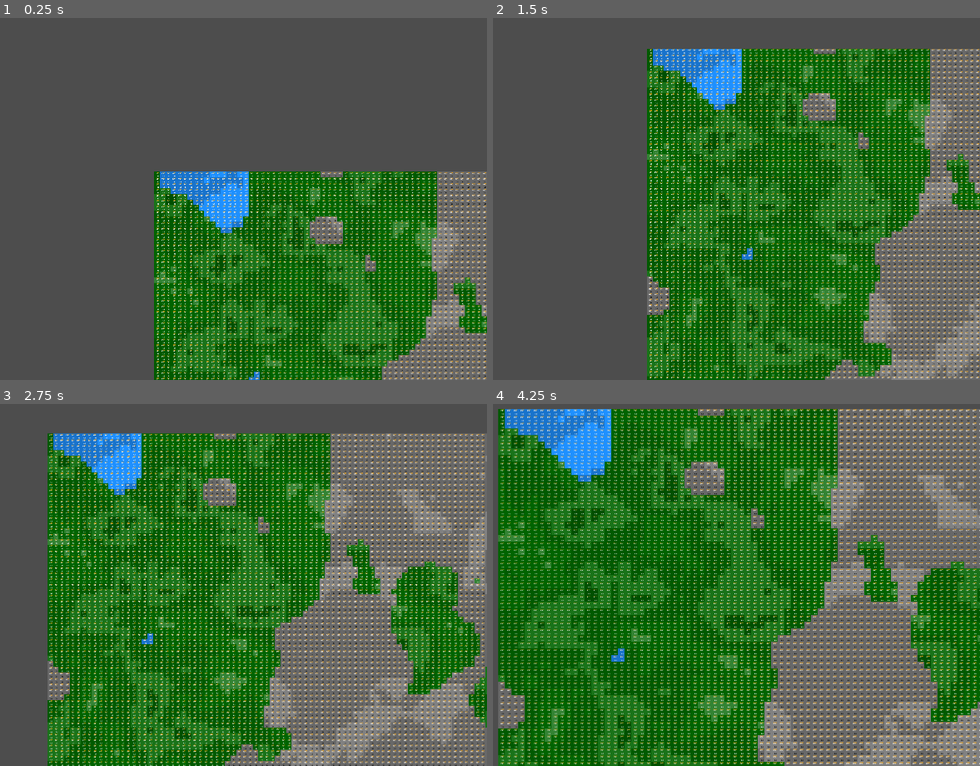
Above: before the commit, frames 1-4 (two rows, left to right).
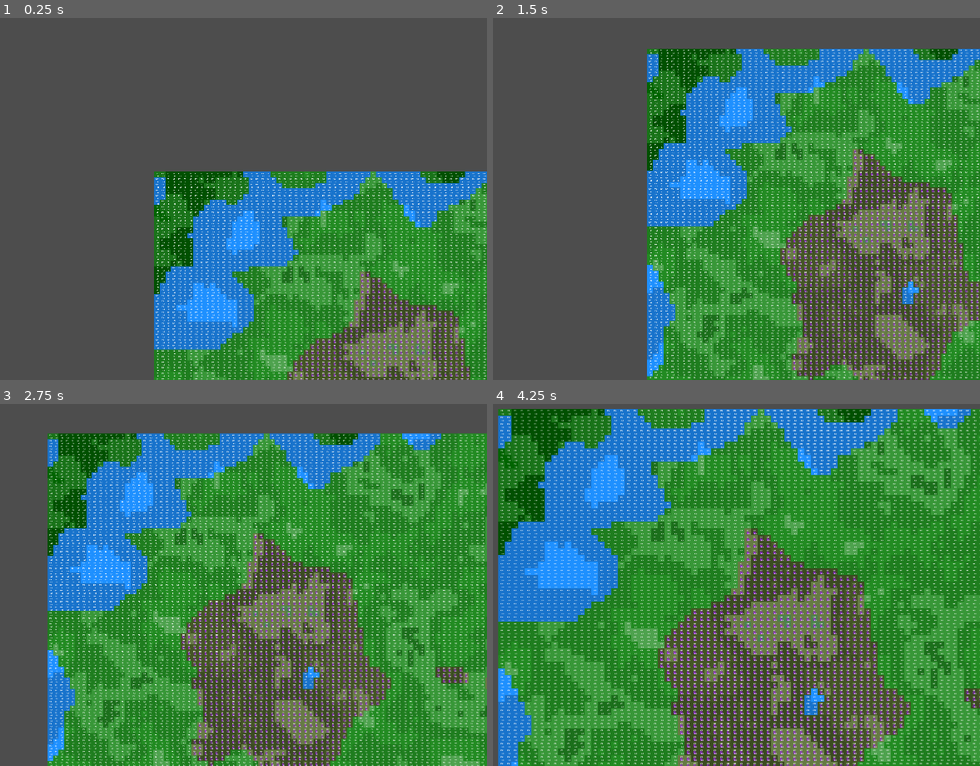
Above: after the commit, the same moments.

Repository: bk-bf/Celestia
Game: Godot game, scene res://scenes/world/tile_map_layer.tscn
Two runs of this game, one before a commit and one after it. Both use one fixed random seed, a clock stepped at 60 frames per second and the inputs below.
Inputs (mouse positions are in pixels of both pictures, inside the frame that each line leads up to):
- Up to frame 1 (0.25 s): no input
- Up to frame 2 (1.5 s): tap Enter at 0.5 s; move the mouse to (794, 151) at 0.52 s; hold S (camera_pan_down) 0.53-1.25 s; click (794, 151) at 0.67 s; drag from (512, 191) to (614, 256) at 1.27 s
- Up to frame 3 (2.75 s): move the mouse to (219, 465) at 2.02 s; hold D (camera_pan_right) from 2.03 s (still down); click (219, 465) at 2.17 s
- Up to frame 4 (4.25 s): release D (camera_pan_right) at 2.75 s; drag from (614, 642) to (outside the picture) at 2.77 s; move the mouse to (848, 621) at 3.52 s; hold Mouse wheel up (camera_zoom_in) from 3.53 s (still down); click (848, 621) at 3.67 s

The runs differ from the first frame. In frame 1, 35% of the frame differs, in the area x 31-100%, y 42-100%; in frame 2, 56%; in frame 3, 76%; in frame 4, 89%, in the area x 1-100%, y 1-100%.
Error after the commit: Invalid access to property or key 'cleanup_count' on a base object of type 'Resource (MapData)'. (res://src/world/terrain/statistics.gd:71)

Commit message:
refactor: - Enhance map generation and territory management systems - Fixed a pesky bug where the territory terrain would not load properly or adhere to the no water/preferred terrain rules - am ready to shoot myself

Diff:
--- a/scenes/world/tile_map_layer.tscn
+++ b/scenes/world/tile_map_layer.tscn
@@ -5,8 +5,11 @@
 
 [node name="TestMap" type="Node2D"]
 script = ExtResource("1_r2gvn")
+map_lengh = 200
+map_height = 200
 show_grid_lines = false
 show_coordinate_numbers = false
+seed = 1828403536
 
 [node name="Camera2D" type="Camera2D" parent="."]
 script = ExtResource("2_r2gvn")
--- a/src/world/map_gen.gd
+++ b/src/world/map_gen.gd
@@ -4,12 +4,12 @@
 var terrain_database: TerrainDatabase
 var territory_database = TerritoryDatabase.new() # Add monsters database
 
+@export var map_lengh: int = 0
+@export var map_height: int = 0
 @export var show_grid_lines: bool = true
 @export var show_coordinate_numbers: bool = true
 @export var show_terrain_letters: bool = true
 @export var show_density_values: bool = true
-@export var show_territory_frequency: bool = true
-#@export var show_territory_noise: bool = true
 
 @export var cell_size: Vector2 = Vector2(16, 16)
 @export var seed: int = 0 # If left as 0, a random seed will be used
@@ -32,11 +32,10 @@
 	detail_seed = seed * 6971 # multiplied with prime
 	territory_seed = seed * 7919 # Using different prime multiplier
  	# Create a map with the same dimensions but procedurally generated
-	map_data = MapData.new(Vector2i(200, 200), randi())
+	map_data = MapData.new(Vector2i(map_lengh, map_height), randi())
 
 	# Generate terrain with stored seeds
 	generate_terrain(seed, detail_seed)
-	queue_redraw()
 
 	MapStatistics.print_map_statistics(map_data, terrain_database, seed, detail_seed, territory_seed)
 
@@ -89,7 +88,7 @@
 				# Check if terrain has resource property or use our knowledge about forest->wood
 				if "resource" in terrain_def:
 					tile.resources[terrain_def.resource] = 0.5 + (detail_val + 1.0) / 4.0
-				elif tile.terrain_type == "forest":  # Fallback for backward compatibility
+				elif tile.terrain_type == "forest": # Fallback for backward compatibility
 					tile.resources["wood"] = 0.5 + (detail_val + 1.0) / 4.0
 
 			# Set terrain_subtype based on detail noise using TerrainDatabase
@@ -98,7 +97,12 @@
 			# Set walkable property based on terrain and subterrain
 			tile.walkable = terrain_database.is_walkable(tile.terrain_type, tile.terrain_subtype)
 
-# Updated monster territories function using TerritoryDatabase
+	add_monster_territories(territory_seed)
+	map_data.post_process_territories()
+	# queues the draw() question is if this is the best placement for performance?
+	queue_redraw()
+
+# Updated monster territories function using Territory Database
 func add_monster_territories(territory_seed = null):
 	# Set the seed for reproducible results
 	if territory_seed != null:
@@ -116,14 +120,12 @@
 		var monster_seed = territory_seed + (i * 1000)
 
 		# Register the territory with values from database
-		map_data.register_monster_territory(
-			monster_seed,
-			monster_type,
-			monster_data.territory_frequency,
-			monster_data.territory_threshold
-		)
-
-	print("Generated " + str(available_monster_types.size()) + " monster territories")
+		map_data.register_monster_territory(monster_seed,monster_type,territory_database.get_territory_thresholds(monster_type))
+
+
+func is_in_territory(noise_value, territory_type):
+	var thresholds = territory_database.get_territory_thresholds(territory_type)
+	return noise_value >= thresholds[0] and noise_value < thresholds[1]
 
 # Main drawing function - ALL drawing must happen here
 func _draw():
@@ -145,6 +147,7 @@
 			# Get base color from terrain database
 			var base_color = Color.WHITE # Default color if terrain type isn't found
 			if tile.terrain_type in terrain_database.terrain_definitions:
+				#print("Tile object ID: " + str(tile.get_instance_id()) + " Tile terrain: '" + tile.terrain_type + "', Grid Coords: (" + str(x) + ", " + str(y) + ")")
 				base_color = terrain_database.terrain_definitions[tile.terrain_type].base_color
 
 			# Apply subterrain modification if applicable
@@ -172,17 +175,15 @@
 			draw_line(start, end, Color.DARK_GRAY, 1.0)
 
 	# Get the first letter of the territory name, uppercase
-
 	# 3. Draw text and territory markers
 	for y in range(map_data.get_height()):
 		for x in range(map_data.get_width()):
-
 			var grid_coords = Vector2i(x, y)
 			var tile = map_data.get_tile(grid_coords)
 			var territory_letter = tile.territory_owner.substr(0, 1).to_upper()
 			var custom_font = preload("res://assets/fonts/Roboto_Condensed/RobotoCondensed-Bold.ttf")
-			var font_size = 4
-			var text_size = custom_font.get_string_size(territory_letter, HORIZONTAL_ALIGNMENT_CENTER, -1, font_size)
+			var font_size_territory = 10
+			var text_size = custom_font.get_string_size(territory_letter, HORIZONTAL_ALIGNMENT_CENTER, -1, font_size_territory)
 			var map_pos = map_data.grid_to_map(grid_coords)
 
 			# Territory indicator
@@ -199,7 +200,7 @@
 				)
 
 				# Get color from territory_database on territory_owner
-				var letter_color = Color(0.9, 0.2, 0.2, 0.9)  # Default red fallback
+				var letter_color = Color(0.9, 0.2, 0.2, 0.9) # Default red fallback
 				if territory_database and tile.territory_owner in territory_database.territory_definitions:
 					var monster_data = territory_database.territory_definitions[tile.territory_owner]
 					if "color" in monster_data:
@@ -207,26 +208,26 @@
 
 
 				# Draw the letter
-				draw_string(custom_font, text_pos, territory_letter, HORIZONTAL_ALIGNMENT_CENTER, -1, font_size, letter_color)
+				draw_string(custom_font, text_pos, territory_letter, HORIZONTAL_ALIGNMENT_CENTER, -1, font_size_territory, letter_color)
 
 			# Coordinate numbers
 			if show_coordinate_numbers:
 				var label = "(%d,%d)" % [x, y]
-
+				var font_size_coordinates = 4
 				var text_pos = Vector2(
 					x * cell_size.x + (cell_size.x - text_size.x) / 2,
 					y * cell_size.y + (cell_size.y + text_size.y) / 2
 				)
 				if camera.zoom.x <= zoom_threshold:
-					draw_string(custom_font, text_pos, label, HORIZONTAL_ALIGNMENT_CENTER, -1, font_size)
+					draw_string(custom_font, text_pos, label, HORIZONTAL_ALIGNMENT_CENTER, -1, font_size_coordinates)
 
 			# Density value display
 			if show_density_values:
 				var density_str = "%.1f" % tile.density # Format to 1 decimal place
-
+				var font_size_density = 4
 				# Position the density in the lower-right corner of the tile
 				var density_pos = Vector2(
-					(x + 1) * cell_size.x - 2 - custom_font.get_string_size(density_str, HORIZONTAL_ALIGNMENT_RIGHT, -1, font_size).x,
+					(x + 1) * cell_size.x - 2 - custom_font.get_string_size(density_str, HORIZONTAL_ALIGNMENT_RIGHT, -1, font_size_density).x,
 					(y + 1) * cell_size.y - 2
 				)
 
@@ -238,36 +239,13 @@
 					density_color = Color.BLACK
 
 				if camera.zoom.x <= zoom_threshold * 1.5:
-					draw_string(custom_font, density_pos, density_str, HORIZONTAL_ALIGNMENT_RIGHT, -1, font_size, density_color)
-			# In your existing _draw() function, after or near density display
-
-			if show_territory_frequency:
-						# Position this slightly above density values for clarity
-						# Calculate monster frequency for this tile (if not already stored)
-						var territory_freq = 0.0
-						if tile.territory_owner != "":
-							# If you have the actual frequency stored in monsters_database
-							if territory_database and tile.territory_owner in territory_database.territory_definitions:
-								territory_freq = territory_database.get_territory_frequency(tile.territory_owner)
-
-						var freq_str = "%.2f" % territory_freq
-
-						# Position the frequency in the lower-right corner above the density value
-						var freq_pos = Vector2(
-							(x + 1) * cell_size.x - 2 - custom_font.get_string_size(freq_str, HORIZONTAL_ALIGNMENT_RIGHT, -1, font_size).x,
-							(y + 1) * cell_size.y - 12  # Position above density value
-						)
-
-						# Use a distinct color for monster frequency
-						var freq_color = Color.ORANGE
-
-						if camera.zoom.x <= zoom_threshold * 1.5:
-							draw_string(custom_font, freq_pos, freq_str, HORIZONTAL_ALIGNMENT_RIGHT, -1, font_size, freq_color)
+					draw_string(custom_font, density_pos, density_str, HORIZONTAL_ALIGNMENT_RIGHT, -1, font_size_density, density_color)
 
 			# Terrain/subterrain type display
 			if show_terrain_letters:
 				# Get first letter of terrain and subterrain
 				var terrain_letter = tile.terrain_type.substr(0, 1).to_upper()
+				var font_size_terrain = 4
 				var subterrain_letter = ""
 				if tile.terrain_subtype != "":
 					subterrain_letter = tile.terrain_subtype.substr(0, 1).to_upper()
@@ -279,8 +257,8 @@
 
 				# Position in center-top of tile
 				var label_pos = Vector2(
-					x * cell_size.x + cell_size.x / 2 - custom_font.get_string_size(type_label, HORIZONTAL_ALIGNMENT_CENTER, -1, font_size).x / 2,
-					y * cell_size.y + font_size + 2
+					x * cell_size.x + cell_size.x / 2 - custom_font.get_string_size(type_label, HORIZONTAL_ALIGNMENT_CENTER, -1, font_size_terrain).x / 2,
+					y * cell_size.y + font_size_terrain + 2
 				)
 
 				# Choose contrasting colors based on terrain type
@@ -291,4 +269,4 @@
 					label_color = Color.WHITE
 
 				if camera.zoom.x <= zoom_threshold * 1.5:
-					draw_string(custom_font, label_pos, type_label, HORIZONTAL_ALIGNMENT_CENTER, -1, font_size, label_color)
+					draw_string(custom_font, label_pos, type_label, HORIZONTAL_ALIGNMENT_CENTER, -1, font_size_terrain, label_color)
--- a/src/world/terrain/map_data.gd
+++ b/src/world/terrain/map_data.gd
@@ -1,6 +1,9 @@
 class_name MapData
 extends Resource
 
+var territory_database = TerritoryDatabase.new() # Add monsters database
+var noise_generator = NoiseGenerator.new()
+var terrain_database = TerrainDatabase.new()
 # Core terrain grid
 @export var terrain_grid: Grid
 
@@ -126,31 +129,55 @@
 	return matching_tiles
 
 # For monster territory system
-func register_monster_territory(seed_value: int, territory_type: String, frequency: float = 0.1, threshold: float = 0.6) -> void:
-	# Create noise generator seeded with territory_seed
-	var noise = FastNoiseLite.new()
-	noise.seed = seed_value
-	noise.noise_type = FastNoiseLite.TYPE_SIMPLEX
-	noise.frequency = frequency  # Controls how spread out territories are
-
-	# Record territory in list (without center/radius now)
+func register_monster_territory(seed_value: int, territory_type: String, territory_thresholds: Array = [0.4, 0.6]) -> void:
+
+	# Record territory in list with thresholds
 	monster_territories.append({
 		"seed": seed_value,
 		"monster_type": territory_type,
-		"frequency": frequency,
-		"threshold": threshold
+		"thresholds": territory_thresholds
 	})
 
-	# Assign territory based on noise value
-	for y in range(get_height()):
-		for x in range(get_width()):
-			var noise_val = noise.get_noise_2d(x, y)
-
-			# Territory is where noise exceeds threshold
-			if noise_val > threshold:
+	# Get preferred terrain for this monster type
+	#var preferred_terrain = territory_database.get_monster_data(territory_type).preferred_terrain
+
+	 # Get preferred terrain for this monster type
+	var preferred_terrain = territory_database.get_monster_data(territory_type).preferred_terrain
+
+	# Assign territory based on terrain noise
+	for y in range(get_height()):
+		for x in range(get_width()):
+			# Use existing terrain noise but normalize it
+			var raw_noise_val = noise_generator.get_terrain_noise(x, y)
+			var territory_density = (raw_noise_val + 1.0)
+			#print(territory_density)
+
+			# Territory is where density is within thresholds
+			if territory_density >= territory_thresholds[0] and territory_density < territory_thresholds[1]:
 				var tile = get_tile(Vector2i(x, y))
-				if tile and tile.terrain_type == "forest":  # Optional terrain check
+
+				# Simple territory assignment with more lenient conditions
+				# Only avoid water/river
+				if tile.terrain_type != "river" and tile.terrain_type != "water":
+					#print("Tile object ID: " + str(tile.get_instance_id()) + " Tile terrain: '" + tile.terrain_type + ", Grid Coords: (" + str(x) + ", " + str(y) + ")")
 					tile.territory_owner = territory_type
+
+func post_process_territories():
+	var cleanup_count = 0
+	# Clean up each territory type
+	for territory_type in territory_database.get_monster_types():
+		var preferred_terrains = territory_database.get_monster_data(territory_type).preferred_terrain
+
+		# Check all tiles
+		for y in range(get_height()):
+			for x in range(get_width()):
+				var tile = get_tile(Vector2i(x, y))
+
+				# If this tile has this territory but wrong terrain, remove it
+				if tile.territory_owner == territory_type and not (tile.terrain_type in preferred_terrains):
+					#print("Tile terrain: '" + tile.terrain_type + "', Preferred: " + str(preferred_terrains) + ", Grid Coords: (" + str(x) + ", " + str(y) + ")")
+					tile.territory_owner = ""
+					cleanup_count += 1
 
 func count_territories_by_type(monster_type: String) -> int:
 	var count = 0
--- a/src/world/terrain/statistics.gd
+++ b/src/world/terrain/statistics.gd
@@ -7,7 +7,10 @@
 @export var territory_seed: int = 0
 
 # Function to print statistics about a map
+# Get monster types from database
+
 static func print_map_statistics(map_data, terrain_database, seed = null, detail_seed = null, territory_seed = null):
+
 	print("\n=== CELESTIA MAP STATISTICS ===")
 	print("Map dimensions: ", map_data.get_width(), "x", map_data.get_height(), " tiles")
 
@@ -60,8 +63,12 @@
 
 	print("------------------------------")
 	print("MONSTER TERRITORIES:")
-	print("- Monster territories: ", map_data.count_territories_by_type("wolf_pack"))
+	var territory_database = TerritoryDatabase.new() # Add monsters database
+	var available_monster_types = territory_database.get_monster_types()
+	print("- Generated " + str(available_monster_types.size()) + " monster territories")
 	print("- Total claimed territory: ", "%.1f" % (map_data.get_territory_coverage() * 100), "% of map")
+	print("Post-processing territories...")
+	print("Removed " + str(map_data.cleanup_count) + " territories from non-preferred terrain")
 	print("===============================")
 
 # function to append statistics to a file with time and datestamps
@@ -106,6 +113,7 @@
 		map_data.find_tiles_with_resource("wood", 0.5).size() / float(map_data.get_width() * map_data.get_height()) * 100,
 		map_data.count_territories_by_type("wolf_pack"),
 		map_data.get_territory_coverage() * 100
+
 	]
 
 	# Open the file in append mode
--- a/src/world/terrain/tile_database.gd
+++ b/src/world/terrain/terrain_database.gd
@@ -1,4 +1,3 @@
-# tile_data.gd
 class_name TerrainDatabase
 extends Resource
 
@@ -7,7 +6,7 @@
 		"base_color": Color.DARK_GREEN,
 		"density_range": [0.5, 0.6],
 		"walkable": true,
-		"subterrain": ["dirt", "grass", "bush", "deep_grass", "tree"],
+		"subterrain": ["dirt", "grass", "deep_grass", "tree"],
 		"subterrain_thresholds": [-0.6, -0.2, 0.2, 0.6]  # Thresholds that determine subterrain
 	},
 	"swamp": {
@@ -21,7 +20,7 @@
 		"base_color": Color.FOREST_GREEN,
 		"density_range": [0.3, 0.45],
 		"walkable": true,
-		"subterrain": ["grass", "bush", "deep_grass", "tree"],
+		"subterrain": ["dirt","grass", "bush", "deep_grass", "tree"],
 		"subterrain_thresholds": [-0.6, -0.2, 0.2, 0.6]
 	},
 	"mountain": {
@@ -46,7 +45,7 @@
 	"tree": {
 		"color_modifier": "darkened",
 		"color_amount": 0.2,
-		"walkable": false,
+		"walkable": true,
 		"resource": "wood",
 		"resource_factor": 0.5
 	},
--- a/src/world/terrain/territory_database.gd
+++ b/src/world/terrain/territory_database.gd
@@ -1,31 +1,29 @@
-# monsters_database.gd
 class_name TerritoryDatabase
 extends Resource
 
 var territory_definitions = {
+
+	# territory_thresholds [0.3 - 2.0] and the terrains arent used/working
 	"wolf_pack": {
-		"territory_frequency": 0.08,
-		"territory_threshold": 0.25,
-		"preferred_terrain": "forest",
-		"color": Color.DARK_RED,
+		"territory_thresholds": [0.3, 0.7],
+		"preferred_terrain": ["forest"],
+		"color": Color.RED,
 	},
 	"bear_den": {
-		"territory_frequency": 0.01,
-		"territory_threshold": 0.2,
-		"preferred_terrain": "mountain",
-		"color": Color.SADDLE_BROWN,
+		"territory_thresholds": [0.7, 1.1],
+		"preferred_terrain": ["mountain"],
+		"color": Color.ORANGE,
 	},
 	"goblin_tribe": {
-		"territory_frequency": 0.02,
-		"territory_threshold": 0.3,
-		"preferred_terrain": "swamp",
-		"color": Color.WEB_PURPLE,
+		"territory_thresholds": [1.1, 1.5],
+		"preferred_terrain": ["swamp"],
+
+		"color": Color.PURPLE,
 	},
 	"drake_nest": {
-		"territory_frequency": 0.05,
-		"territory_threshold": 0.35,
-		"preferred_terrain": "mountain",
-		"color": Color.BLUE_VIOLET,
+		"territory_thresholds": [1.5, 1.9],
+		"preferred_terrain": ["mountain"],
+		"color": Color.BLUE,
 	}
 }
 
@@ -39,10 +37,10 @@
 		return territory_definitions[monster_type].territory_frequency
 	return 0.05 # Default frequency
 
-func get_territory_threshold(monster_type: String) -> float:
+func get_territory_thresholds(monster_type: String) -> Array:
 	if monster_type in territory_definitions:
-		return territory_definitions[monster_type].territory_threshold
-	return 0.6 # Default threshold
+		return territory_definitions[monster_type].territory_thresholds
+	return [0.4, 0.6]
 
 func get_monster_types() -> Array:
 	return territory_definitions.keys()
--- a/src/world/terrain/tile.gd
+++ b/src/world/terrain/tile.gd
@@ -44,3 +44,9 @@
 	if resource_name in resources:
 		return resources[resource_name]
 	return 0.0
+
+# Add any tile-specific calculation methods
+func is_resource_rich(resource_type: String, threshold: float) -> bool:
+	if resource_type in resources:
+		return resources[resource_type] >= threshold
+	return false
--- a/test_map.tres
+++ b/test_map.tres
@@ -5,14 +5,14 @@
 
 [sub_resource type="Resource" id="Resource_cnwnv"]
 script = ExtResource("2_t58h8")
-width = 200
-height = 200
+width = 800
+height = 800
 cell_size = Vector2(16, 16)
 chunk_size = 16
 
 [resource]
 script = ExtResource("1_ioop6")
 terrain_grid = SubResource("Resource_cnwnv")
-map_seed = 2106688802
+map_seed = 2436857215
 map_name = "Celestia Map"
-map_size = Vector2i(200, 200)
+map_size = Vector2i(800, 800)
Renamed: src/world/terrain/tile_database.gd.uid -> src/world/terrain/terrain_database.gd.uid
Not shown, changed: map_statistics.md
